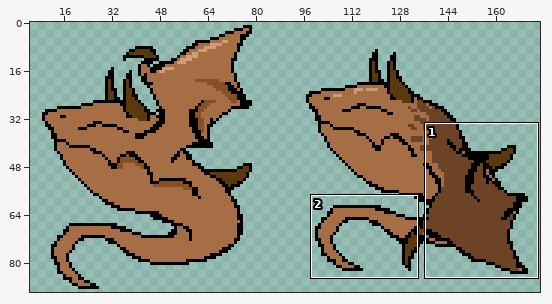
File history of a sprite sheet, media/grep.png. Above: a wide view before the commit, with the close-up outlined.
Close-up. The starting point:
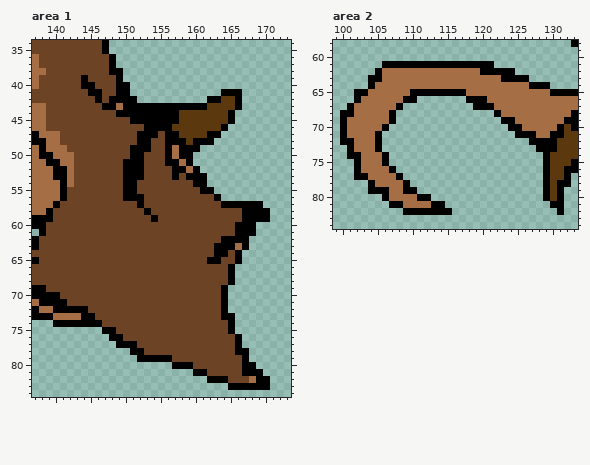
The file is 180x90 pixels. Shown: area 1: x 137..173, y 34..84; area 2: x 99..133, y 58..84. The wide view leaves out empty margins. The commit also changed other parts of the picture, which this record leaves out.
And afterwards:
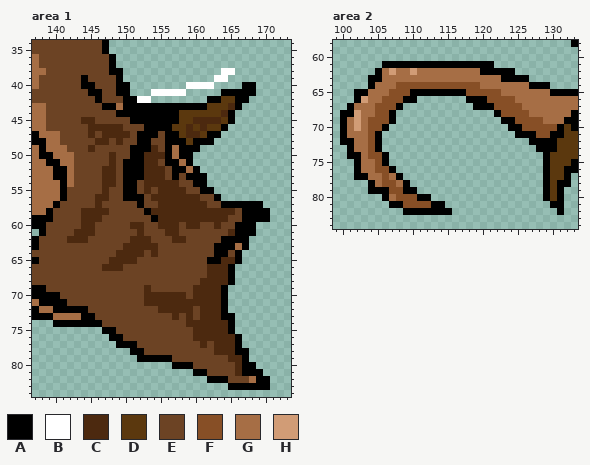
Palette (. is transparent): A #000000  B #ffffff  C #4c290f  D #5b380e  E #6c4324  F #874f26  G #a66e45  H #d19c76
The edit:
Changed rows in their new state; - is an unchanged pixel.
Area 1:
first column x 142:
38 ----------------------BB---
39 ---------------------BB----
40 -----------------BBBB----AA
41 ------------BBBBB--------AA
42 ------EE--BB-------------A-
43 -----------------------C---
44 ----------------------C----
45 --CC--------------CCCC-----
46 ---CCCCC---------C-C-------
47 ---C-CCCC--------CC--------
48 ----CC-C-------------------
49 ---C--------C--------------
50 ------C----CCC-------------
51 ------C----CC--------------
52 -----CC----CCC-------------
53 -----CC----CCC-------------
54 -----CC----CCCCC-----------
55 -----C-----C-CCCC----------
56 ----CC------CCCCCCC--------
57 ----C--------CCCCCCC-------
58 --CCCC------CCCCCCCCCCCC---
59 --CCC--------CCCCCCCCCC----
60 --CC-----CC--CCC-CC--C-----
61 -CCC------C---CC-------C---
62 CCC------CCC---CC----------
63 --------CCCCC--------------
64 -------CCCC-C--------------
65 ------CCCC------------CC---
66 -----CCC------------CCC----
67 --------------------CCC----
68 -------------------CCCC----
69 -----------C------CCCC-----
70 -----------CCCCCC-CCCC-----
71 -----------CCCCCCCCCCC-----
72 -------------CCCCC-CCC-----
73 ---------------C-C-CCC-----
74 -----------------CCCCCC----
75 ------------------CCCCC----
76 ------------------CCCCCC---
77 -------------------C-CCC---
78 ---------------------CCC---
79 -----------------------CC--
80 ------------------------C--
81 ------------------------C--
Area 2:
first column x 102:
62 -----H--H--------------------
64 ------FFFFFFFFFFFF-----------
65 -----FFF--------FFFFF--------
66 -H--FFF------------FFFF------
67 ---FFF--------------FFFF-----
68 H--FF----------------FFFF----
69 H-FFF------------------FFFF--
70 H-FF--------------------FFFFF
71 --F-----------------------FF-
72 --F--------------------------
73 --F--------------------------
74 --FF-------------------------
75 ---F-------------------------
76 ---FF------------------------
77 ----F------------------------
78 ----FF-----------------------
79 -----FF----------------------
80 ------FFF--------------------
81 -------FFFF------------------
